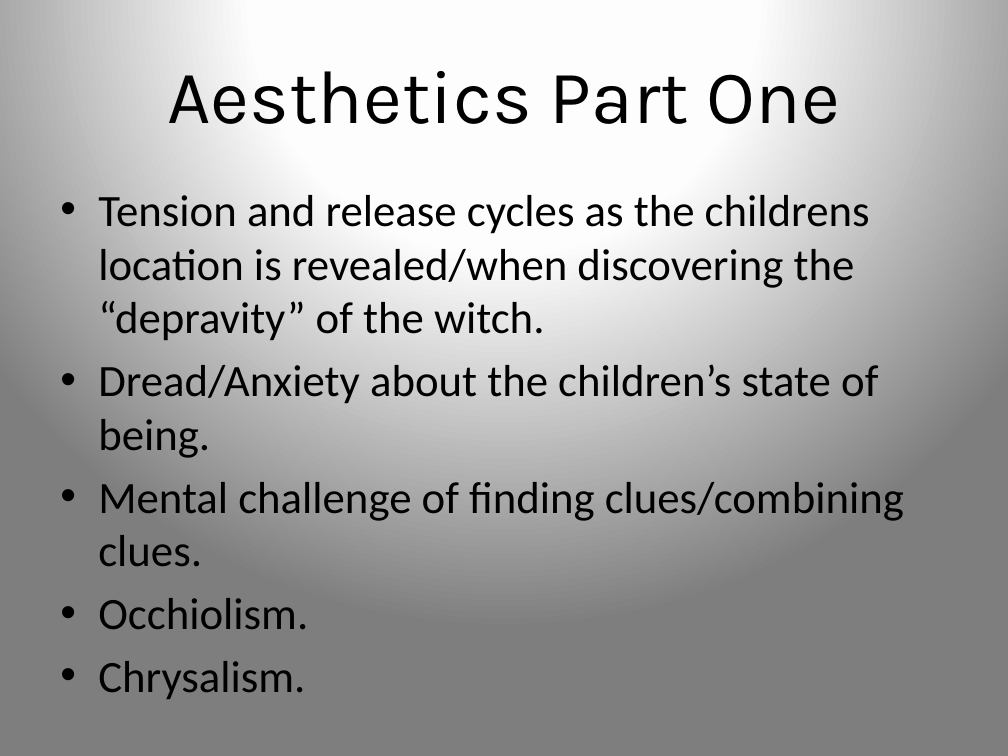
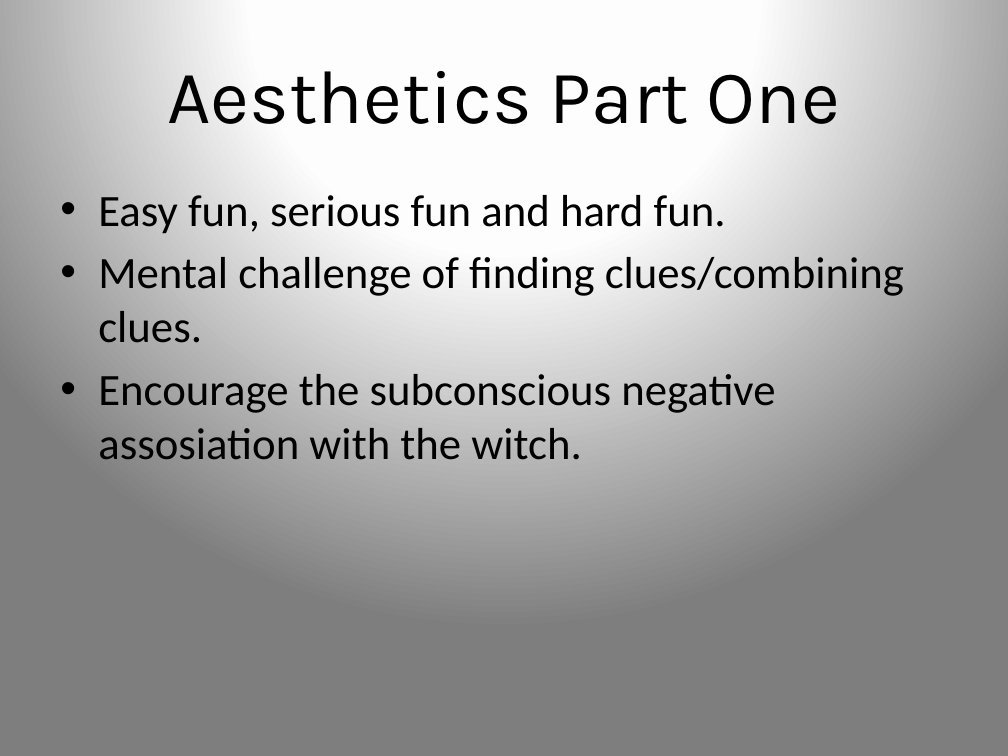
Before and after one commit to UoSGamesGroups/first-semester-l4-5-group-3, a slide deck: slide 6 of Presentations/presentation1.pptx. Drawn at 1008x756 pixels with LibreOffice and Linux fonts; fonts in the diff are those of the drawing. Boxes give left, top, right and bottom in pixels: in the first picture for what was removed or moved away, otherwise in the second. Text is boxed around its words. In the diff, an @@ line names an element or a change of style, - is before the commit and + after.

Commit message:
Added presentation1.

```diff
--- a/Presentations/presentation1.pptx
+++ b/Presentations/presentation1.pptx
@@ text at <box>98,195,726,233</box>: text changed @@
-• Tension and release cycles as the childrens location is revealed/when discovering the “depravity” of the witch.
-• Dread/Anxiety about the children’s state of being.
+• Easy fun, serious fun and hard fun.
@@ text at <box>98,374,775,460</box>: text changed @@
-• Occhiolism.
-• Chrysalism.
+• Encourage the subconscious negative assosiation with the witch.
```
Also in this commit, not shown: 5 other slides changed, 1 slide removed, 1 other file.
